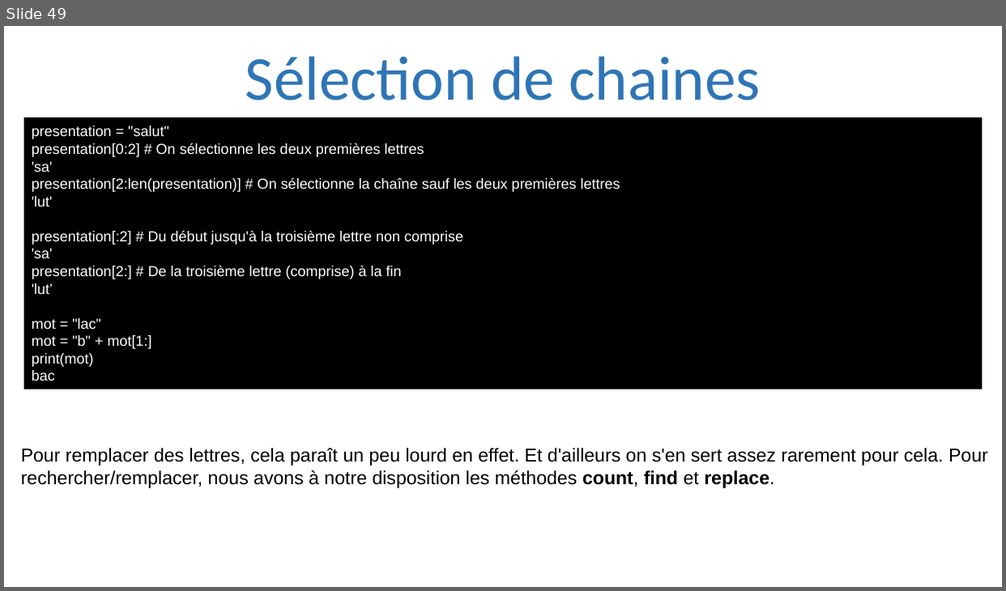
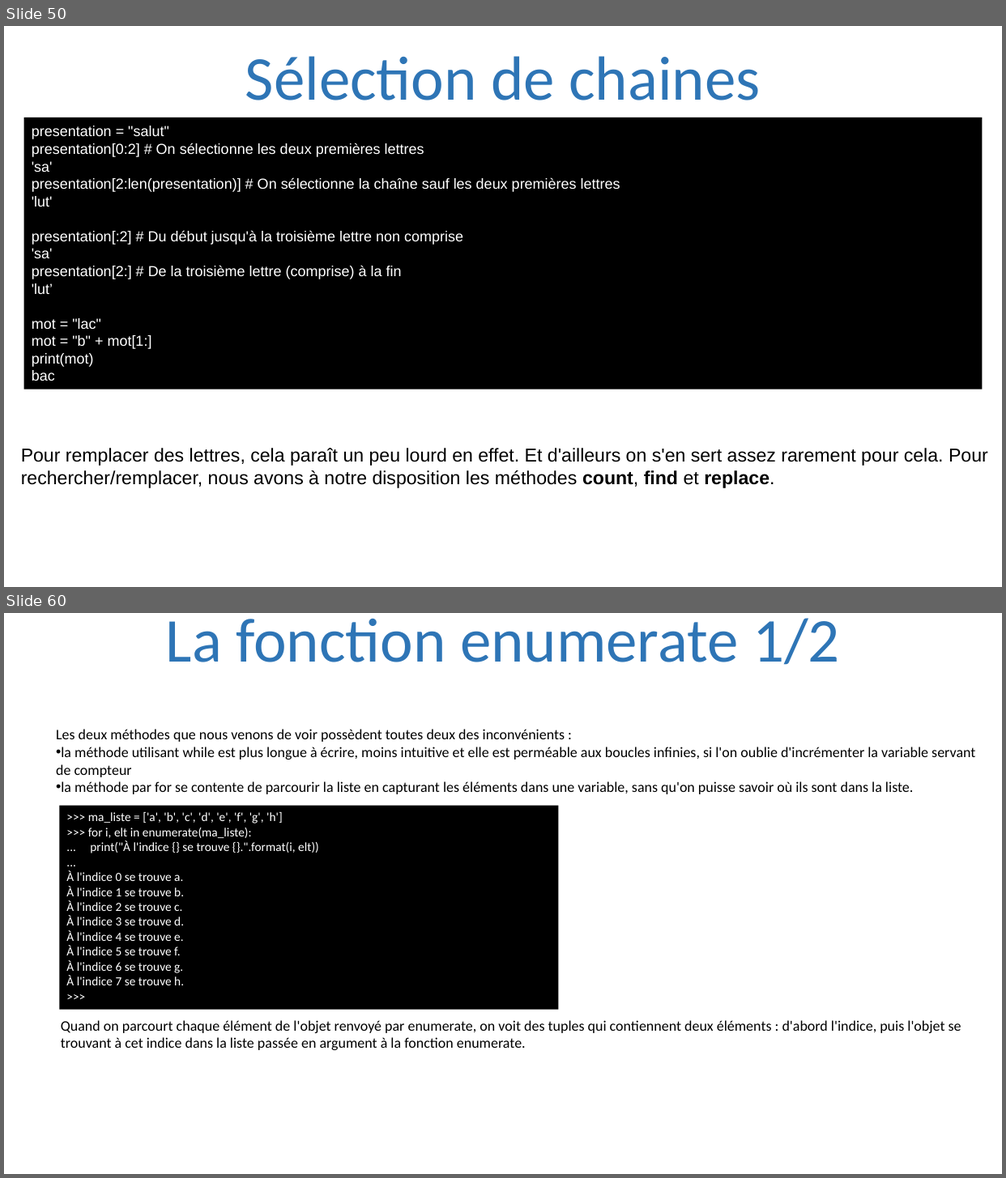
Before and after one commit to julienPalleau/PythonDoc, a slide deck: Python-resume.pptx. Shown one above the other, each under a label of ours: slide 49 before the commit, slides 50 and 60 after it; the slides between them are not shown. The pictures are 1006x591 and 1006x1178 pixels, drawn with LibreOffice and Linux fonts; fonts in the diff are those of the drawing. Boxes give left, top, right and bottom in pixels: in the first picture for what was removed or moved away, otherwise in the second. Text is boxed around its words. In the diff, an @@ line names an element or a change of style, - is before the commit and + after.

Commit message:
fin de creer des listes et des tuples

```diff
--- a/Python-resume.pptx
+++ b/Python-resume.pptx
@@ slide 60 added at (4, 613, 1002, 1174), background #FFFFFF @@
@@ title added at (166, 618, 840, 665), 60 pt, text #2E75B6 @@
+La fonction enumerate 1/2
@@ text added at (56, 729, 975, 794), 14 pt, text #000000 @@
+Les deux méthodes que nous venons de voir possèdent toutes deux des inconvénients :
+• la méthode utilisant while est plus longue à écrire, moins intuitive et elle est perméable aux boucles infinies, si l'on oublie d'incrémenter la variable servant
+de compteur
+• la méthode par for se contente de parcourir la liste en capturant les éléments dans une variable, sans qu'on puisse savoir où ils sont dans la liste.
@@ rectangle added at (59, 806, 559, 1010), fill #000000, 12 pt, text #FFFFFF @@
+>>> ma_liste = ['a', 'b', 'c', 'd', 'e', 'f', 'g', 'h']
+>>> for i, elt in enumerate(ma_liste):
+... print("À l'indice {} se trouve {}.".format(i, elt))
+...
+À l'indice 0 se trouve a.
+À l'indice 1 se trouve b.
+À l'indice 2 se trouve c.
+À l'indice 3 se trouve d.
+À l'indice 4 se trouve e.
+À l'indice 5 se trouve f.
+À l'indice 6 se trouve g.
+À l'indice 7 se trouve h.
+>>>
@@ text added at (61, 1020, 961, 1050), 14 pt, text #000000 @@
+Quand on parcourt chaque élément de l'objet renvoyé par enumerate, on voit des tuples qui contiennent deux éléments : d'abord l'indice, puis l'objet se
+trouvant à cet indice dans la liste passée en argument à la fonction enumerate.
@@ what was slide 49 is now slide 50 @@
```
Also in this commit, not shown: 8 slides changed, 23 other slides added.
